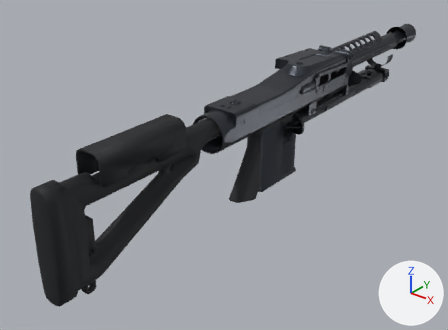
One commit to the glTF model skyfall/public/assets/weapons/fk-bulwark.glb: the scene before it, then after it.
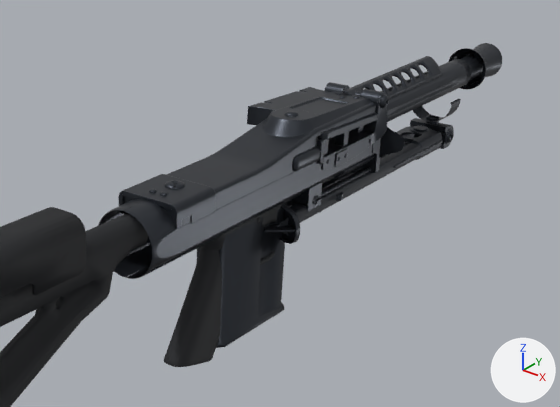
Each version appears first whole from a camera (50 mm lens) standing at (0.99, -8.06, 3.7) and looking at (-4.51, -1.19, -0.56), and next in a close-up on the part from 31% to 100% of the width and 0% to 68% of the height. The lights are fixed; the arrows at lower right show +X, +Y and +Z. The first two pictures are the older version. Where no turn or scale is listed for an object, it has been applied to the vertices.

Before the edit, the objects in view are built like this:
```python
me_mesh_3 = bpy.data.meshes.new('Mesh_3')
me_mesh_3.from_pydata(...)  # 556 vertices, 1074 faces; spans x -0.21..0.21, y -1.41..1.41, z -0.88..0.88
me_mesh_3.materials.append(mat_gun_p)  # black #1d1f23
me_mesh_4 = bpy.data.meshes.new('Mesh_4')
me_mesh_4.from_pydata(...)  # 272 vertices, 480 faces; spans x -0.15..0.15, y -1.22..1.22, z -0.16..0.16
me_mesh_4.materials.append(mat_gun_m)  # dark grey #3a3e45
me_mesh_7 = bpy.data.meshes.new('Mesh_7')
me_mesh_7.from_pydata(...)  # 4312 vertices, 8238 faces; spans x -0.38..0.38, y -1.77..1.77, z -0.27..0.27
me_mesh_7.materials.append(mat_gun_m)  # dark grey #3a3e45
ob_object_114 = bpy.data.objects.new('Object_114', me_mesh_7)
ob_object_114.location = (-3.962, 1.217, 0.162)
ob_object_274 = bpy.data.objects.new('Object_274', me_mesh_3)
ob_object_274.location = (-3.962, -3.508, 0.038)
ob_object_92 = bpy.data.objects.new('Object_92', me_mesh_4)
ob_object_92.location = (-3.962, 2.167, 0.59)
# also in view: 'Object_110' at (-3.96, -0.47, 0.49); 'Object_134' at (-3.96, -0.99, -0.28); 'Object_26' at (-3.96, -0.67, -0.28); 'Object_144' at (-3.96, 1.91, 0.79); 'Object_120' at (-3.96, 3.7, 0.59)
```
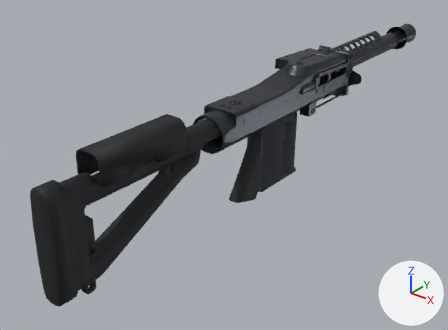
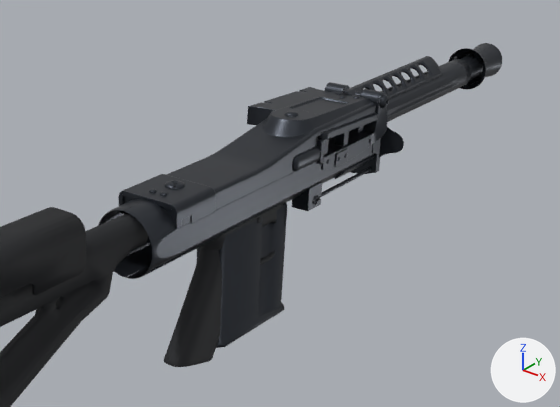
What the commit changed:
Object 'Object_114' (ob_object_114) is deleted.

Pixel boxes (x1, y1, x2, y2) of what changed, in the close-ups (560 x 407 px):
'Object_114', deleted
    before: (265, 99, 461, 244)
